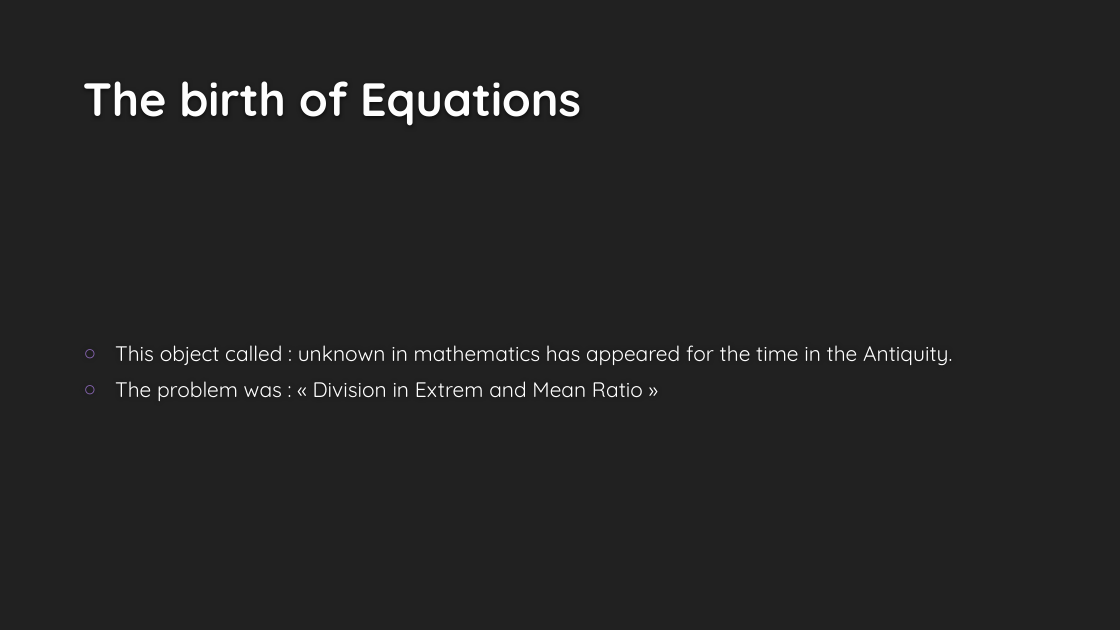
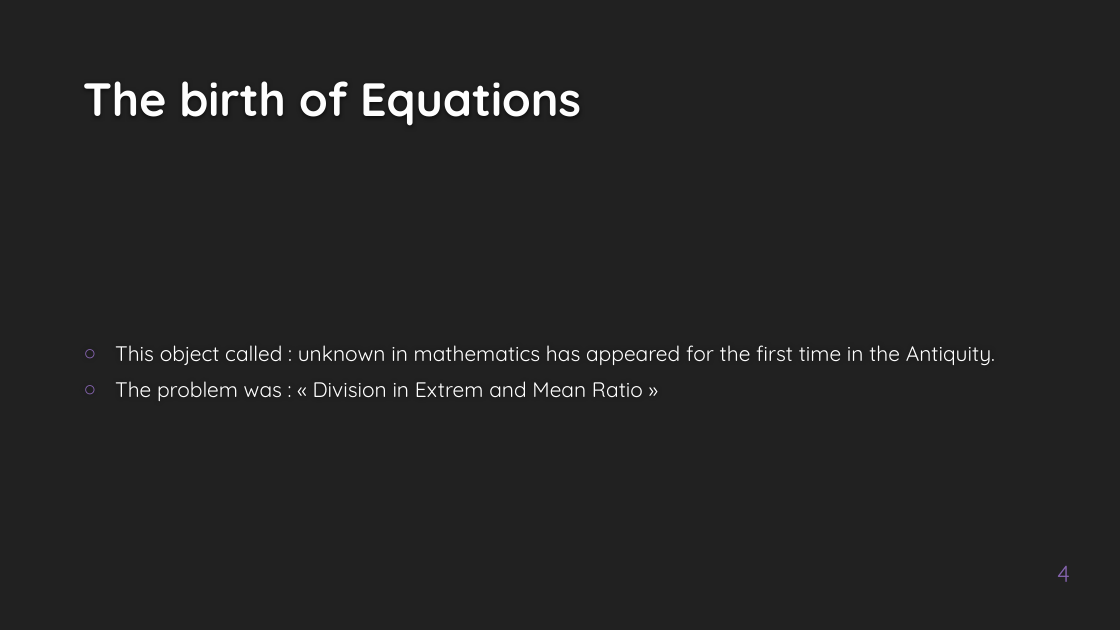
Before and after one commit to whispyy/M1Anglais, a slide deck: slide 4 of support 2 - At the beginning of mathematical objects/At the beginning of mathematical objects.pptx. Drawn at 1120x630 pixels with LibreOffice and Linux fonts; fonts in the diff are those of the drawing; background and template pictures are left out. Boxes give left, top, right and bottom in pixels: in the first picture for what was removed or moved away, otherwise in the second. Text is boxed around its words. In the diff, an @@ line names an element or a change of style, - is before the commit and + after.

```diff
--- a/support 2 - At the beginning of mathematical objects/At the beginning of mathematical objects.pptx
+++ b/support 2 - At the beginning of mathematical objects/At the beginning of mathematical objects.pptx
@@ text at [115, 345, 995, 365]: text changed @@
-○ This object called : unknown in mathematics has appeared for the time in the Antiquity.
+○ This object called : unknown in mathematics has appeared for the first time in the Antiquity.
@@ page number added at [1057, 566, 1070, 582], 20 pt, text #8664B0 @@
+4
```
Also in this commit, not shown: 13 other slides changed, 1 slide added, 1 other file.
